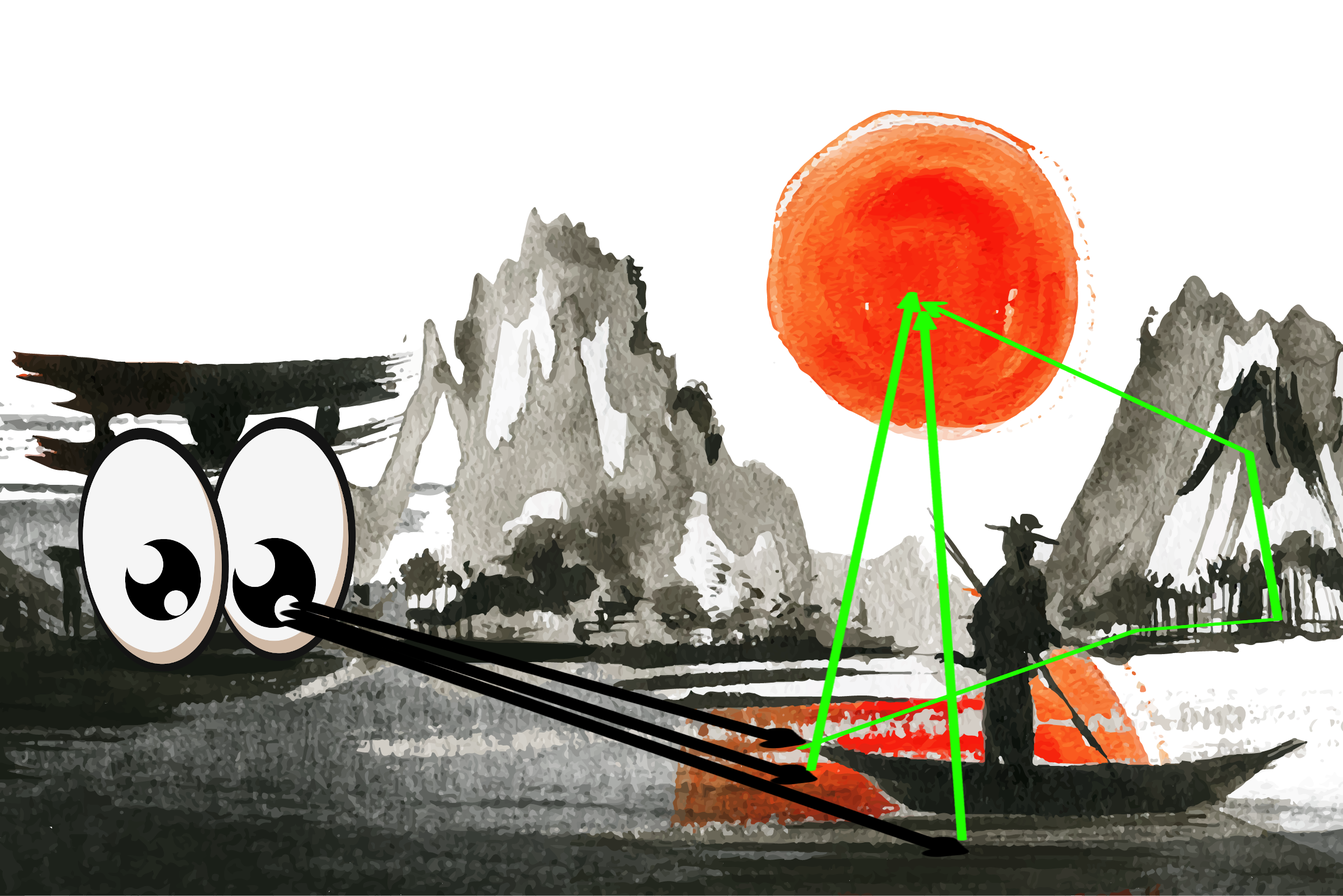
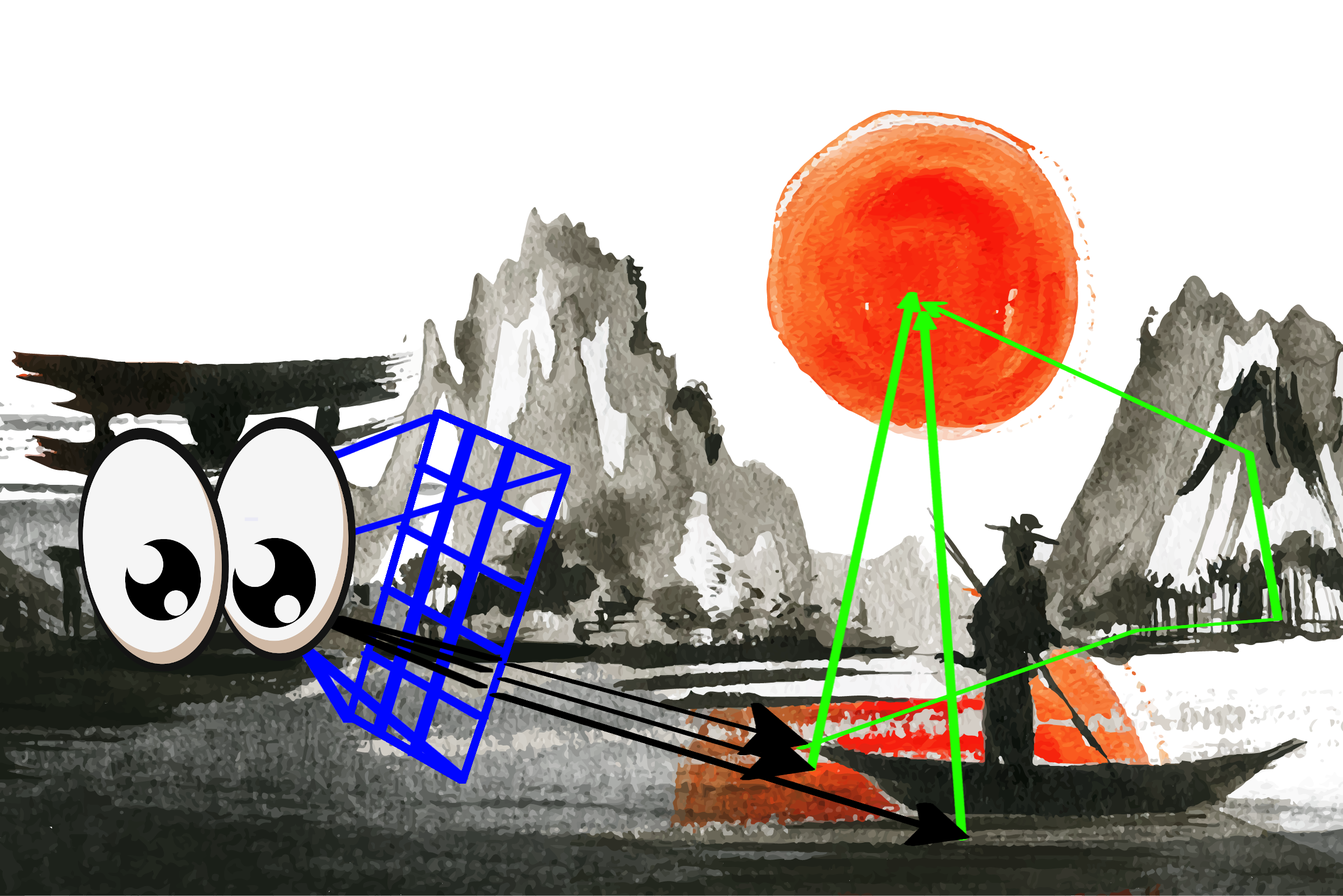
Comparing the layer stacks of the two (1343, 896) images. Changes:
moved "Arrow #2" above "Arrow #1", painted on it over [288, 600, 970, 846]
moved "Arrow #1" above "Arrow", painted on it over [281, 618, 970, 858]
moved "Arrow" above "Arrow #5", painted on it over [278, 608, 819, 786]
painted on "eyes_cartoon.png" over [244, 516, 259, 522]
painted on "japanese-landscape-sunset.png" over [244, 409, 572, 784]
